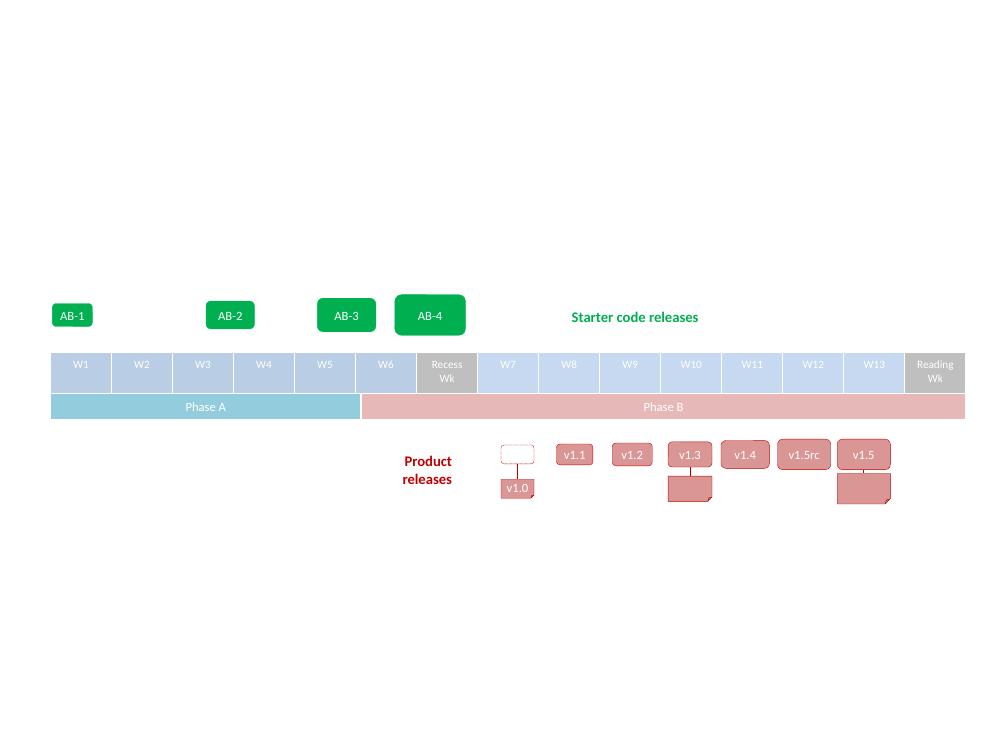
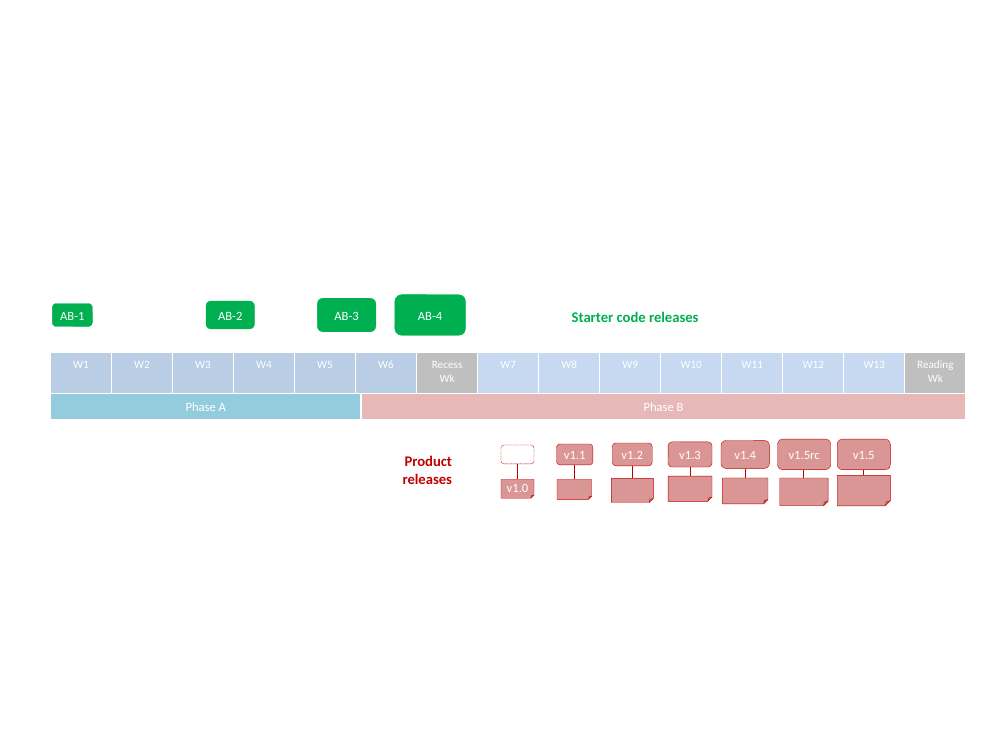
Before and after one commit to nus-cs2103/website-base, a slide deck: slide 1 of diagrams/admin/timeline.pptx. Drawn at 1008x756 pixels with LibreOffice and Linux fonts; fonts in the diff are those of the drawing. Boxes give left, top, right and bottom in pixels: in the first picture for what was removed or moved away, otherwise in the second. Text is boxed around its words. In the diff, an @@ line names an element or a change of style, - is before the commit and + after.

```diff
--- a/diagrams/admin/timeline.pptx
+++ b/diagrams/admin/timeline.pptx
@@ line added from (575, 465) to (575, 480), #C00000 0.75 pt @@
@@ folded corner added at [612,479,654,503], fill #D99694, outline #C00000 0.25 pt @@
@@ line added from (632, 466) to (632, 479), #C00000 0.75 pt @@
@@ folded corner added at [723,478,768,504], fill #D99694, outline #C00000 0.25 pt @@
@@ line added from (745, 470) to (745, 478), #C00000 0.75 pt @@
@@ folded corner added at [780,478,829,506], fill #D99694, outline #C00000 0.25 pt @@
@@ line added from (804, 470) to (804, 478), #C00000 0.75 pt @@
@@ folded corner added at [557,480,592,500], fill #D99694, outline #C00000 0.25 pt @@
```
Also in this commit, not shown: 1 other file.
